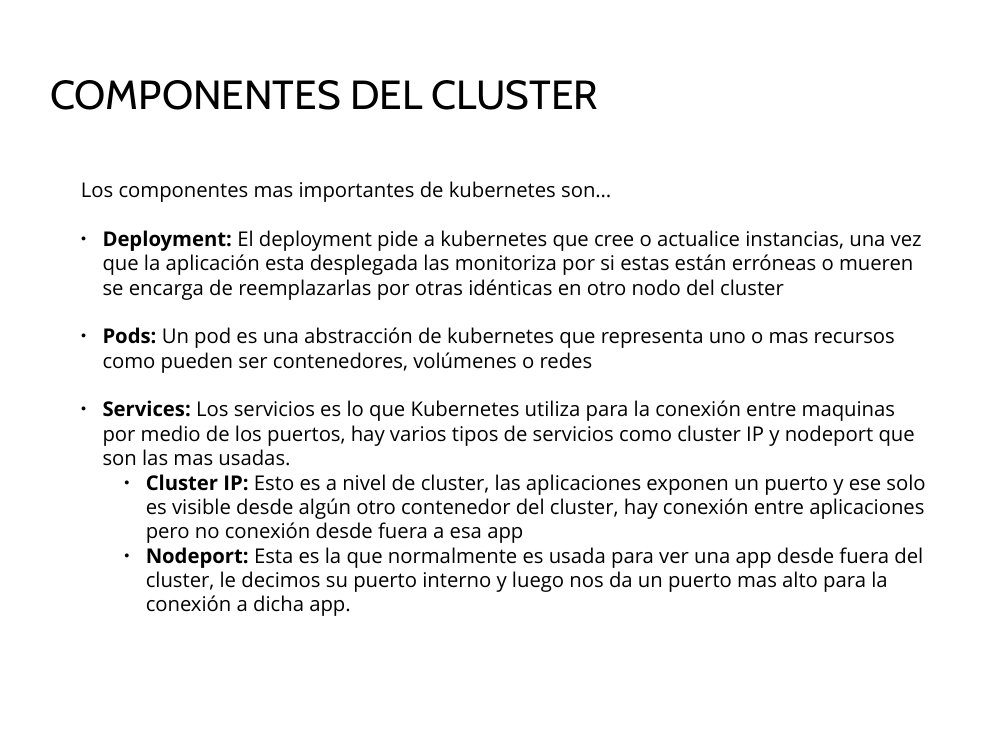
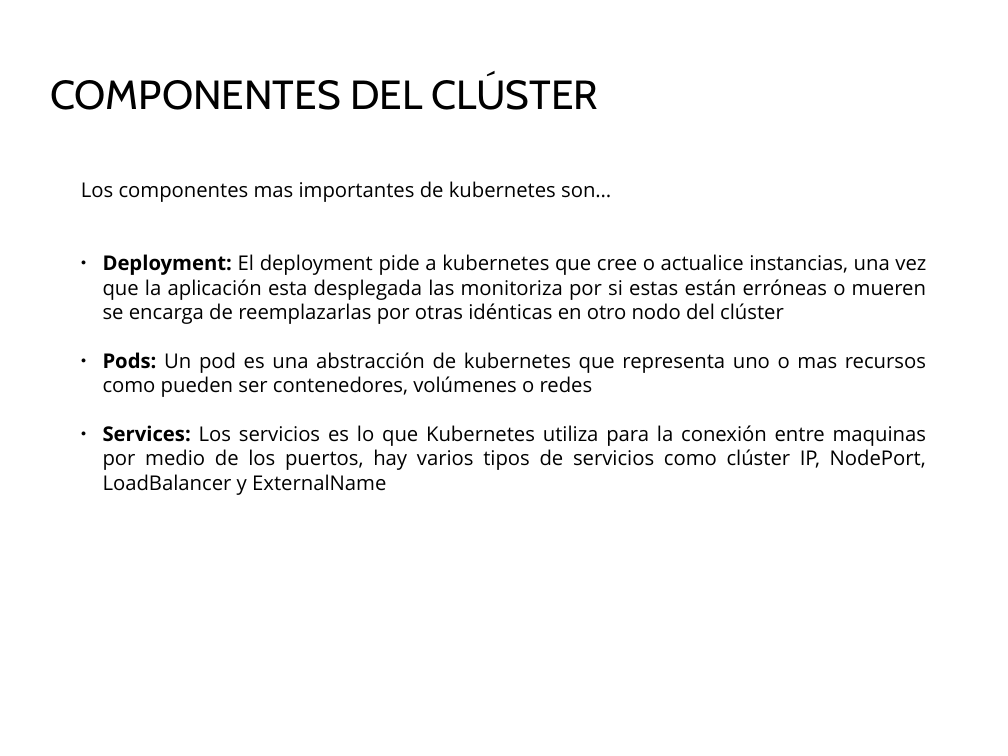
Before and after one commit to Juanjosegongora/kubernetes, a slide deck: slide 7 of proyecto_kubernetes.odp (slide 5 before the commit). Drawn at 1008x756 pixels with LibreOffice and Linux fonts; fonts in the diff are those of the drawing; background and template pictures are left out. Boxes give left, top, right and bottom in pixels: in the first picture for what was removed or moved away, otherwise in the second. Text is boxed around its words. In the diff, an @@ line names an element or a change of style, - is before the commit and + after.

```diff
--- a/proyecto_kubernetes.odp
+++ b/proyecto_kubernetes.odp
@@ title at <box>50,75,599,110</box>: text changed @@
-COMPONENTES DEL CLUSTER
+COMPONENTES DEL CLÚSTER
@@ text at <box>81,181,926,397</box>: alignment left to justified @@
@@ text at <box>103,254,926,324</box>: text changed @@
-● Deployment: El deployment pide a kubernetes que cree o actualice instancias, una vez que la aplicación esta desplegada las monitoriza por si estas están erróneas o mueren se encarga de reemplazarlas por otras idénticas en otro nodo del cluster
+● Deployment: El deployment pide a kubernetes que cree o actualice instancias, una vez que la aplicación esta desplegada las monitoriza por si estas están erróneas o mueren se encarga de reemplazarlas por otras idénticas en otro nodo del clúster
@@ text at <box>103,425,926,495</box>: text changed @@
-● Services: Los servicios es lo que Kubernetes utiliza para la conexión entre maquinas por medio de los puertos, hay varios tipos de servicios como cluster IP y nodeport que son las mas usadas.
-    ● Cluster IP: Esto es a nivel de cluster, las aplicaciones exponen un puerto y ese solo es visible desde algún otro contenedor del cluster, hay conexión entre aplicaciones pero no conexión desde fuera a esa app
-    ● Nodeport: Esta es la que normalmente es usada para ver una app desde fuera del cluster, le decimos su puerto interno y luego nos da un puerto mas alto para la conexión a dicha app.
+● Services: Los servicios es lo que Kubernetes utiliza para la conexión entre maquinas por medio de los puertos, hay varios tipos de servicios como clúster IP, NodePort, LoadBalancer y ExternalName
```
Also in this commit, not shown: 5 other slides changed, 8 slides added, 1 other file.
